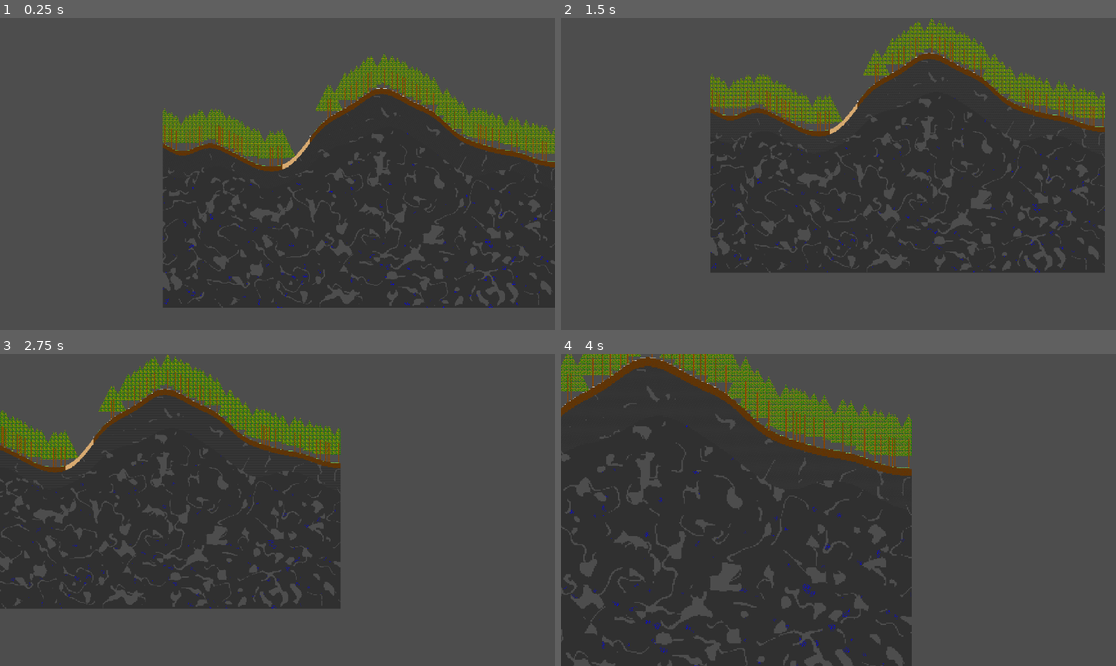
Above: before the commit, frames 1-4 (two rows, left to right).
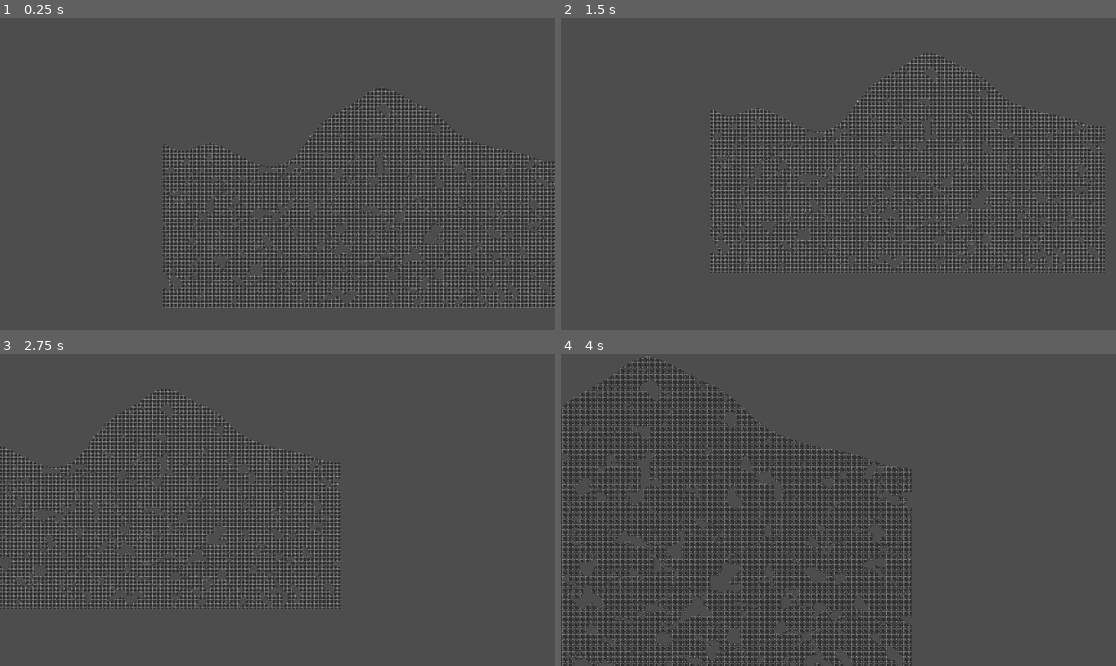
Above: after the commit, the same moments.

Repository: TwigGlenn4/BlockForge
Game: Godot game, scene res://scenes/GameScene/game_scene.tscn
Same seed, same stepped clock (60 frames per second), same inputs: the game is played once before the commit and once after it.
Inputs (mouse positions are in pixels of both pictures, inside the frame that each line leads up to):
- Up to frame 1 (0.25 s): no input
- Up to frame 2 (1.5 s): tap Enter (ui_accept) at 0.5, 0.77 s; move the mouse to (960, 158) at 0.52 s; hold Down (camera_pan_down) 0.53-1.28 s; move the mouse to (727, 189) at 1.27 s; tap Left (camera_pan_left) at 1.35 s
- Up to frame 3 (2.75 s): tap Enter (ui_accept) at 1.52, 2 s; move the mouse to (333, 441) at 2.02 s; hold Right (camera_pan_right) from 2.03 s (still down)
- Up to frame 4 (4 s): move the mouse to (810, 572) at 2.77 s; release Right (camera_pan_right) at 2.78 s; tap Up (camera_pan_up) at 2.85 s; tap Enter (ui_accept) at 3.02, 3.5, 3.77 s; move the mouse to (1005, 556) at 3.52 s; hold = (camera_zoom_in) from 3.53 s (still down)

The runs differ from the first frame. In frame 1, 18% of the frame differs, in the area x 29-100%, y 11-93%; in frame 2, 17%; in frame 3, 15%; in frame 4, 20%, in the area x 0-64%, y 0-100%.

Commit message:
Slower character movement, more item types and early inventory class

Diff:
--- a/classes/character.gd
+++ b/classes/character.gd
@@ -9,7 +9,7 @@
 var job_active: DataJob = DataJob.new()
 
 var stats = {
-  speed = 100.0 #   Character speed in blocks per second.
+  speed = 10.0 #   Character speed in blocks per second.
 }
 
 
--- /dev/null
+++ b/classes/data_driven/data_item.gd
@@ -0,0 +1,43 @@
+class_name DataItem
+
+static var all_items = {}
+
+static var UNDEFINED = DataItem.new("undefined", DataTexture.UNDEFINED)
+
+enum ITEM_TYPES {
+  MATERIAL = 0,   # Has no functionality of its own, may be a crafting ingredient
+  PLACEABLE = 1,  # Can be placed as a tile
+  CONSUMABLE = 2, # Can be used as an item (food, potions?, etc)
+  ARMOR = 3,      # Is armor
+  TOOL = 4,       # Is a tool
+  CONTAINER = 5,
+}
+
+var name: String
+var texture: DataTexture
+var stack_max: int
+var item_type: ITEM_TYPES
+
+func _init(item_name:String, item_texture:DataTexture = DataTexture.UNDEFINED, item_stack_max:int = 99):
+  name = item_name
+  texture = item_texture
+  stack_max = item_stack_max
+  item_type = ITEM_TYPES.MATERIAL
+  all_items[name] = self
+
+
+static func exists(tile_name:String) -> bool:
+  return all_items.has(tile_name)
+
+
+static func item(tile_name:String) -> DataItem:
+  if DataTile.exists(tile_name):
+    return all_items[tile_name]
+  else:
+    return UNDEFINED
+
+
+func tracked() -> bool:
+  if item_type == DataItem.ITEM_TYPES.TOOL or item_type == DataItem.ITEM_TYPES.ARMOR or item_type == DataItem.ITEM_TYPES.CONTAINER:
+    return true
+  return false
--- /dev/null
+++ b/classes/data_driven/data_item_armor.gd
@@ -0,0 +1,30 @@
+extends DataItem
+class_name DataItemArmor
+
+
+enum ARMOR_TYPE {
+  HELMET = 0,
+  CHESTPLATE = 1,
+  LEGGINGS = 2,
+  BOOTS = 3
+}
+
+
+# inherited variables from DataItem
+# var name: String
+# var texture: DataTexture
+# var stack_max: int
+# var item_type: ITEM_TYPES
+
+var type: ARMOR_TYPE
+var protection: float    # damage_taken = damage - damage * (protection/100). Reduces incoming damage by protection percent. damage=10 and protection=80 -> damage_taken=2
+var durability_max: int  # number of hits before breaking
+
+
+func _init(item_name:String, armor_type:ARMOR_TYPE, armor_protection:int, armor_durability_max: int, item_texture:DataTexture = DataTexture.UNDEFINED, item_stack_max:int = 99):
+  super(item_name, item_texture, item_stack_max)
+  item_type = ITEM_TYPES.ARMOR
+
+  type = armor_type
+  protection = armor_protection
+  durability_max = armor_durability_max
--- /dev/null
+++ b/classes/data_driven/data_item_container.gd
@@ -0,0 +1,19 @@
+extends DataItem
+class_name DataItemPlaceable
+
+
+
+# inherited variables from DataItem
+# var name: String
+# var texture: DataTexture
+# var stack_max: int
+# var item_type: ITEM_TYPES
+
+var inventory: Inventory
+
+
+func _init(item_name:String, item_inventory:Inventory, item_texture:DataTexture = DataTexture.UNDEFINED, item_stack_max:int = 99):
+  super(item_name, item_texture, item_stack_max)
+  item_type = ITEM_TYPES.CONTAINER
+
+  inventory = item_inventory
--- /dev/null
+++ b/classes/data_driven/data_item_placeable.gd
@@ -0,0 +1,19 @@
+extends DataItem
+class_name DataItemPlaceable
+
+
+
+# inherited variables from DataItem
+# var name: String
+# var texture: DataTexture
+# var stack_max: int
+# var item_type: ITEM_TYPES
+
+var tile: DataTile
+
+
+func _init(item_name:String, item_tile:DataTile, item_texture:DataTexture = DataTexture.UNDEFINED, item_stack_max:int = 99):
+  super(item_name, item_texture, item_stack_max)
+  item_type = ITEM_TYPES.PLACEABLE
+
+  tile = item_tile
--- /dev/null
+++ b/classes/data_driven/data_item_tool.gd
@@ -0,0 +1,34 @@
+extends DataItem
+class_name DataItemTool
+
+
+enum TOOL_TYPES {
+  NONE = 0,
+  SWORD = 1,
+  PICKAXE = 2,
+  AXE = 3,
+  SHOVEL = 4,
+  BOW = 5
+}
+
+
+# inherited variables from DataItem
+# var name: String
+# var texture: DataTexture
+# var stack_max: int
+# var item_type: ITEM_TYPES
+
+var type: TOOL_TYPES
+var speed: float         # seconds_to_break = block.hardness / speed
+var durability_max: int  # number of uses before tool breaks
+var attack_damage: int   # how much HP is removed from entities when attacked
+
+
+func _init(item_name:String, tool_type:TOOL_TYPES, tool_speed:int, tool_durability_max: int, tool_attack_damage: int = 1, item_texture:DataTexture = DataTexture.UNDEFINED, item_stack_max:int = 99):
+  super(item_name, item_texture, item_stack_max)
+  item_type = ITEM_TYPES.TOOL
+
+  type = tool_type
+  speed = tool_speed
+  durability_max = tool_durability_max
+  attack_damage = tool_attack_damage
--- a/classes/data_texture.gd
+++ b/classes/data_driven/data_texture.gd
@@ -1,8 +1,8 @@
 class_name DataTexture
 
-# var UNDEFINED = DataTexture.new("undefined")
+static var UNDEFINED = DataTexture.new("undefined")
 
-var name:String = ""
+var name:String
 var atlas:int = 0
 var pos:Vector2i = Vector2i(0, 0)
 
--- a/classes/data_tile.gd
+++ b/classes/data_driven/data_tile.gd
@@ -2,25 +2,24 @@
 
 static var all_tiles = {}
 
-static var UNDEFINED = DataTile.new("undefined", DataTexture.new("undefined"))
+static var UNDEFINED = DataTile.new("undefined", DataTexture.UNDEFINED)
 
 var name:String
 var texture:DataTexture
 var drops:String
 
+
 func _init( tile_name:String, tile_texture:DataTexture, drop_item:String="" ):
-	if not DataTile.exists(tile_name):
-		name = tile_name
-		texture = tile_texture
-		drops = drop_item
-		all_tiles[name] = self
-	return
+	name = tile_name
+	texture = tile_texture
+	drops = drop_item
+	all_tiles[name] = self
 
 
-static func exists(tile_name:String):
+static func exists(tile_name:String) -> bool:
 	return all_tiles.has(tile_name)
 
-static func tile(tile_name:String):
+static func tile(tile_name:String) -> DataTile:
 	if DataTile.exists(tile_name):
 		return all_tiles[tile_name]
 	else:
--- a/classes/data_item.gd
+++ /dev/null
@@ -1 +0,0 @@
-class_name DataItem
--- /dev/null
+++ b/classes/inventory.gd
@@ -0,0 +1,31 @@
+class_name Inventory
+
+var contents: Array[ItemStack]
+
+
+func _init(num_slots:int):
+  contents.resize(num_slots)
+
+
+func has(item_name:String, count:int = 1):
+  var num_found = 0
+  for stack:ItemStack in contents: # for every stack in contents
+    if stack.item_name == item_name:    # if the item name matches, increment num_found by the number of items in the stack
+      num_found += stack.count
+      if num_found >= count:       # if enough items have been found, return true
+        return true
+
+  return false # if there are not enough items that match in the inventory, return false
+
+
+# currently assuming items will be referred to with strings, likely to change.
+func add_item( item_name:String, count:int = 1) -> int:
+  for stack:ItemStack in contents: # for every stack in contents
+    if stack.item == item_name:    # if the item name matches, increment num_found by the number of items in the stack
+
+      count = stack.add_items(count)
+
+      if count <= 0: # count should only ever be == 0. <= is safety
+        return 0
+
+  return count # return count if there are items that could not fit into the inventory.
--- /dev/null
+++ b/classes/item_stack.gd
@@ -0,0 +1,41 @@
+class_name ItemStack
+
+var item_name:String
+var count:int
+var stack_max: int
+var tracked: bool # determines if item_list should be used.
+var item_list: Array[DataItem] = [] # Needed for TOOL, ARMOR, and CONTAINER items to retain individual data.
+
+
+func init( item_name_string:String ):
+  item_name = item_name_string
+  count = 0
+
+  var data_item = DataItem.item(item_name)
+  stack_max = data_item.stack_max
+
+  if data_item.tracked():
+    tracked = true
+    item_list.resize(data_item.stack_max)
+  else:
+    tracked = false
+
+
+func add_items( num:int ) -> int:
+  if tracked:
+    print("[ItemStack.add_items(%d)]: %s is tracked. Use ItemStack.add_tracked_item( item_name:DataItem )" % [num, item_name])
+    return 0
+
+  if num < 0:
+    print("[ItemStack.add_items(%d)]: Can't add negative items. Use ItemStack.remove_items( num:int )" % [num])
+    return 0
+
+  if count + num <= stack_max: # there is enough space left in the stack to add num items
+    count += num
+    return 0
+
+  # there is not enough space to add num items
+  # add as many as we can and return number of remaining items
+  var remainder = count + num - stack_max
+  count = stack_max
+  return remainder
--- a/classes/tiles.gd
+++ b/classes/tiles.gd
@@ -2,43 +2,43 @@
 
 # const UNDEFINED = {atlas=5, sprite=Vector2i(0,0), id="undefined"}
 # static var UNDEFINED = DataTile.new("undefined", DataTexture.new("undefined"))
-# const AIR = {atlas=-1, sprite=Vector2i(0,0), id="bh:air"}
+# const AIR = {atlas=-1, sprite=Vector2i(0,0), id="blockforge:air"}
 static var AIR = DataTile.new("air", DataTexture.new("air", -1, Vector2i(0,0)))
 
 
 static var TERRAIN = {
 	_ATLAS = 5,
-	# DIRT = {atlas=5, sprite=Vector2i(1,0), id="bh:dirt"},
-	DIRT = DataTile.new("bh:dirt", DataTexture.new("bh:dirt", 5, Vector2i(1,0))),
-	# STONE = {atlas=5, sprite=Vector2i(2,0), id="bh:stone"},
-	STONE = DataTile.new("bh:stone", DataTexture.new("bh:stone", 5, Vector2i(2,0))),
-	# COBBLESTONE = {atlas=5, sprite=Vector2i(3,0), id="bh:cobblestone"},
-	COBBLESTONE = DataTile.new("bh:cobblestone", DataTexture.new("bh:cobblestone", 5, Vector2i(3,0))),
-	# WATER = {atlas=5, sprite=Vector2i(4,0), id="bh:water"},
-	WATER = DataTile.new("bh:water", DataTexture.new("bh:water", 5, Vector2i(4,0))),
-	# SAND = {atlas=5, sprite=Vector2i(5,0), id="bh:sand"},
-	SAND = DataTile.new("bh:sand", DataTexture.new("bh:sand", 5, Vector2i(5,0))),
-	# SNOW = {atlas=5, sprite=Vector2i(6,0), id="bh:snow"},
-	SNOW = DataTile.new("bh:snow", DataTexture.new("bh:snow", 5, Vector2i(6,0))),
-	# GRASS = {atlas=5, sprite=Vector2i(7,0), id="bh:grass"},
-	GRASS = DataTile.new("bh:grass", DataTexture.new("bh:grass", 5, Vector2i(7,0))),
-	# LOG = {atlas=5, sprite=Vector2i(8,0), id="bh:log"},
-	LOG = DataTile.new("bh:log", DataTexture.new("bh:log", 5, Vector2i(8,0))),
-	# LEAVES = {atlas=5, sprite=Vector2i(9,0), id="bh:leaves"},
-	LEAVES = DataTile.new("bh:leaves", DataTexture.new("bh:leaves", 5, Vector2i(9,0))),
-	ORE_TIN = DataTile.new("bh:ore_tin", DataTexture.new("bh:ore_tin", 5, Vector2i(10,0))),
+	# DIRT = {atlas=5, sprite=Vector2i(1,0), id="blockforge:dirt"},
+	DIRT = DataTile.new("blockforge:dirt", DataTexture.new("blockforge:dirt", 5, Vector2i(1,0))),
+	# STONE = {atlas=5, sprite=Vector2i(2,0), id="blockforge:stone"},
+	STONE = DataTile.new("blockforge:stone", DataTexture.new("blockforge:stone", 5, Vector2i(2,0))),
+	# COBBLESTONE = {atlas=5, sprite=Vector2i(3,0), id="blockforge:cobblestone"},
+	COBBLESTONE = DataTile.new("blockforge:cobblestone", DataTexture.new("blockforge:cobblestone", 5, Vector2i(3,0))),
+	# WATER = {atlas=5, sprite=Vector2i(4,0), id="blockforge:water"},
+	WATER = DataTile.new("blockforge:water", DataTexture.new("blockforge:water", 5, Vector2i(4,0))),
+	# SAND = {atlas=5, sprite=Vector2i(5,0), id="blockforge:sand"},
+	SAND = DataTile.new("blockforge:sand", DataTexture.new("blockforge:sand", 5, Vector2i(5,0))),
+	# SNOW = {atlas=5, sprite=Vector2i(6,0), id="blockforge:snow"},
+	SNOW = DataTile.new("blockforge:snow", DataTexture.new("blockforge:snow", 5, Vector2i(6,0))),
+	# GRASS = {atlas=5, sprite=Vector2i(7,0), id="blockforge:grass"},
+	GRASS = DataTile.new("blockforge:grass", DataTexture.new("blockforge:grass", 5, Vector2i(7,0))),
+	# LOG = {atlas=5, sprite=Vector2i(8,0), id="blockforge:log"},
+	LOG = DataTile.new("blockforge:log", DataTexture.new("blockforge:log", 5, Vector2i(8,0))),
+	# LEAVES = {atlas=5, sprite=Vector2i(9,0), id="blockforge:leaves"},
+	LEAVES = DataTile.new("blockforge:leaves", DataTexture.new("blockforge:leaves", 5, Vector2i(9,0))),
+	ORE_TIN = DataTile.new("blockforge:ore_tin", DataTexture.new("blockforge:ore_tin", 5, Vector2i(10,0))),
 }
 
 static var PORTAL = {
 	_ATLAS = 0,
-	# BASE_STONE = {atlas=0, sprite=Vector2i(0,0), id="bh:portal_base_stone"},
-	BASE_STONE = DataTile.new("bh:portal_base_stone", DataTexture.new("bh:portal_base_stone", 0, Vector2i(0,0))),
-	# BASE_COBBLE = {atlas=0, sprite=Vector2i(0,1), id="bh:portal_base_cobble"},
-	BASE_COBBLE = DataTile.new("bh:portal_base_cobble", DataTexture.new("bh:portal_base_cobble", 0, Vector2i(0,1))),
-	# F1_TOP = {atlas=0, sprite=Vector2i(1,0), id="bh:portal_top"},
-	F1_TOP = DataTile.new("bh:portal_top", DataTexture.new("bh:portal_top", 0, Vector2i(1,0))),
-	# F1_BTM = {atlas=0, sprite=Vector2i(1,1), id="bh:portal_btm"}
-	F1_BTM = DataTile.new("bh:portal_btm", DataTexture.new("bh:portal_btm", 0, Vector2i(1,1)))
+	# BASE_STONE = {atlas=0, sprite=Vector2i(0,0), id="blockforge:portal_base_stone"},
+	BASE_STONE = DataTile.new("blockforge:portal_base_stone", DataTexture.new("blockforge:portal_base_stone", 0, Vector2i(0,0))),
+	# BASE_COBBLE = {atlas=0, sprite=Vector2i(0,1), id="blockforge:portal_base_cobble"},
+	BASE_COBBLE = DataTile.new("blockforge:portal_base_cobble", DataTexture.new("blockforge:portal_base_cobble", 0, Vector2i(0,1))),
+	# F1_TOP = {atlas=0, sprite=Vector2i(1,0), id="blockforge:portal_top"},
+	F1_TOP = DataTile.new("blockforge:portal_top", DataTexture.new("blockforge:portal_top", 0, Vector2i(1,0))),
+	# F1_BTM = {atlas=0, sprite=Vector2i(1,1), id="blockforge:portal_btm"}
+	F1_BTM = DataTile.new("blockforge:portal_btm", DataTexture.new("blockforge:portal_btm", 0, Vector2i(1,1)))
 }
 
 static var GROWABLE = [
Renamed: classes/data_job.gd -> classes/data_driven/data_job.gd
